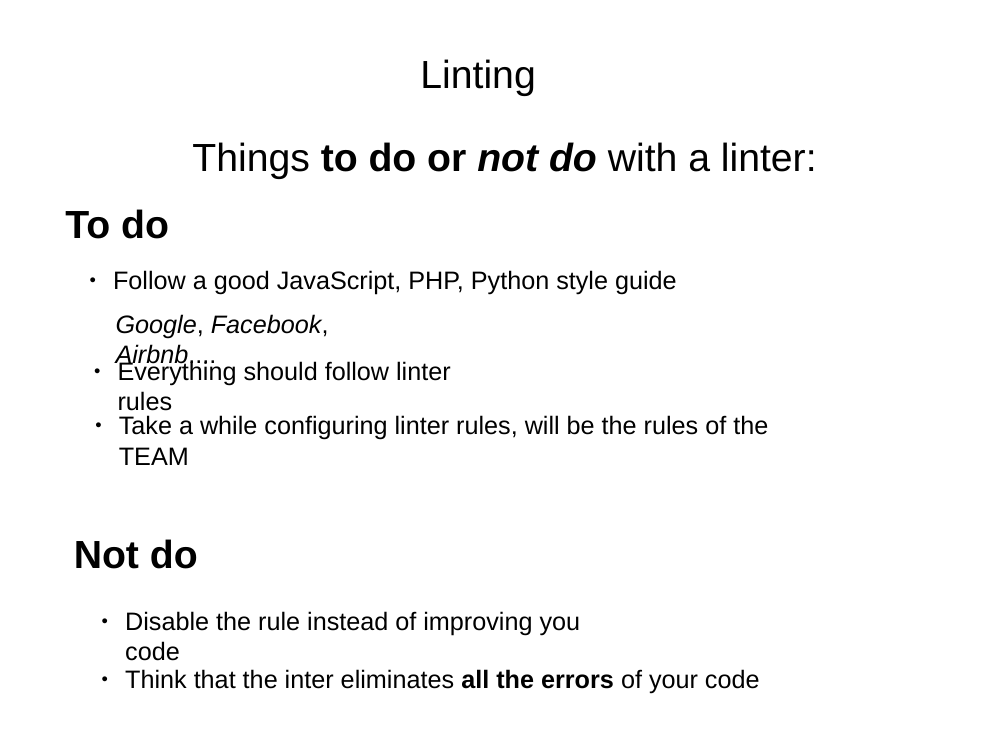
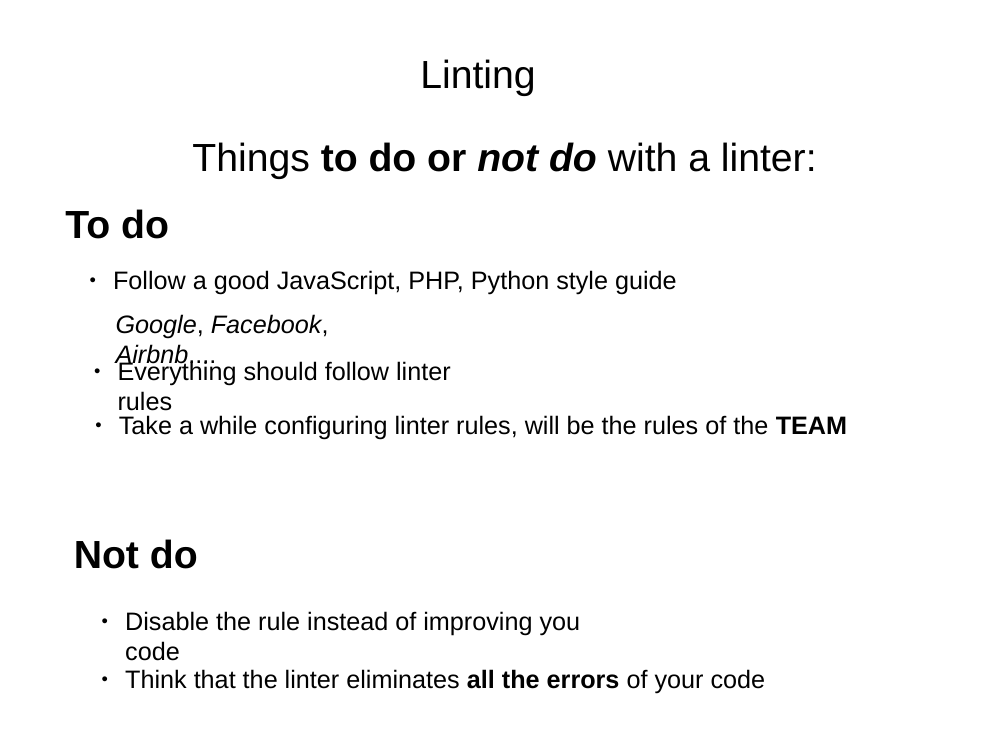
Before and after one commit to wdna-com/front-end-best-practices-slides, a slide deck: slide 15 of JavaScript Best Practices.pptx. Drawn at 1008x756 pixels with LibreOffice and Linux fonts; fonts in the diff are those of the drawing; background and template pictures are left out. Boxes give left, top, right and bottom in pixels: in the first picture for what was removed or moved away, otherwise in the second. Text is boxed around its words. In the diff, an @@ line names an element or a change of style, - is before the commit and + after.

Commit message:
RC1

```diff
--- a/JavaScript Best Practices.pptx
+++ b/JavaScript Best Practices.pptx
@@ text "Take a while configuring linter ..." at (x1=119, y1=415, x2=847, y2=440): bold on in "TEAM" @@
@@ text at (x1=125, y1=669, x2=766, y2=694): text changed @@
-● Think that the inter eliminates all the errors of your code
+● Think that the linter eliminates all the errors of your code
```
Also in this commit, not shown: 8 other slides changed, 4 slides added, 3 slides removed.
